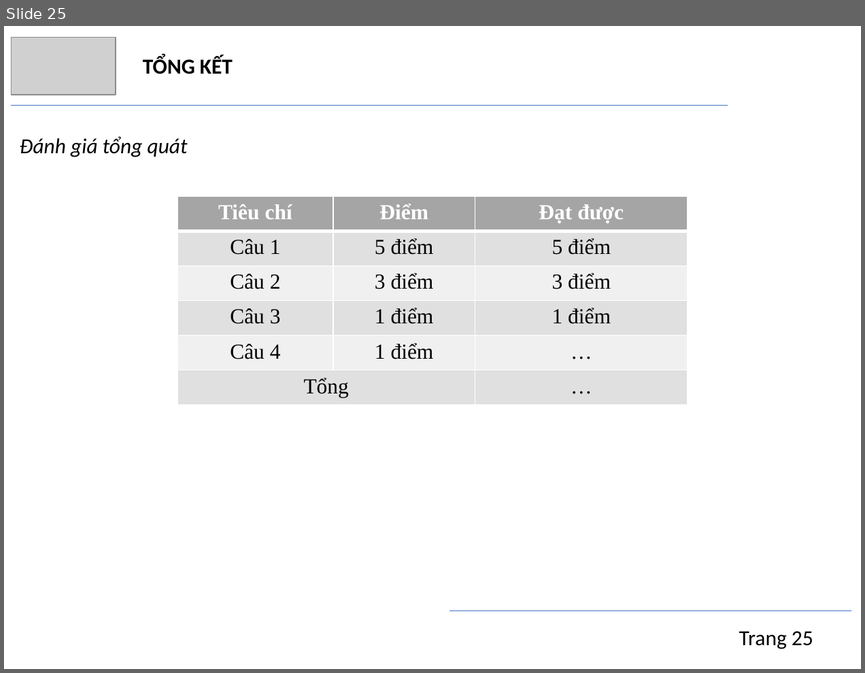
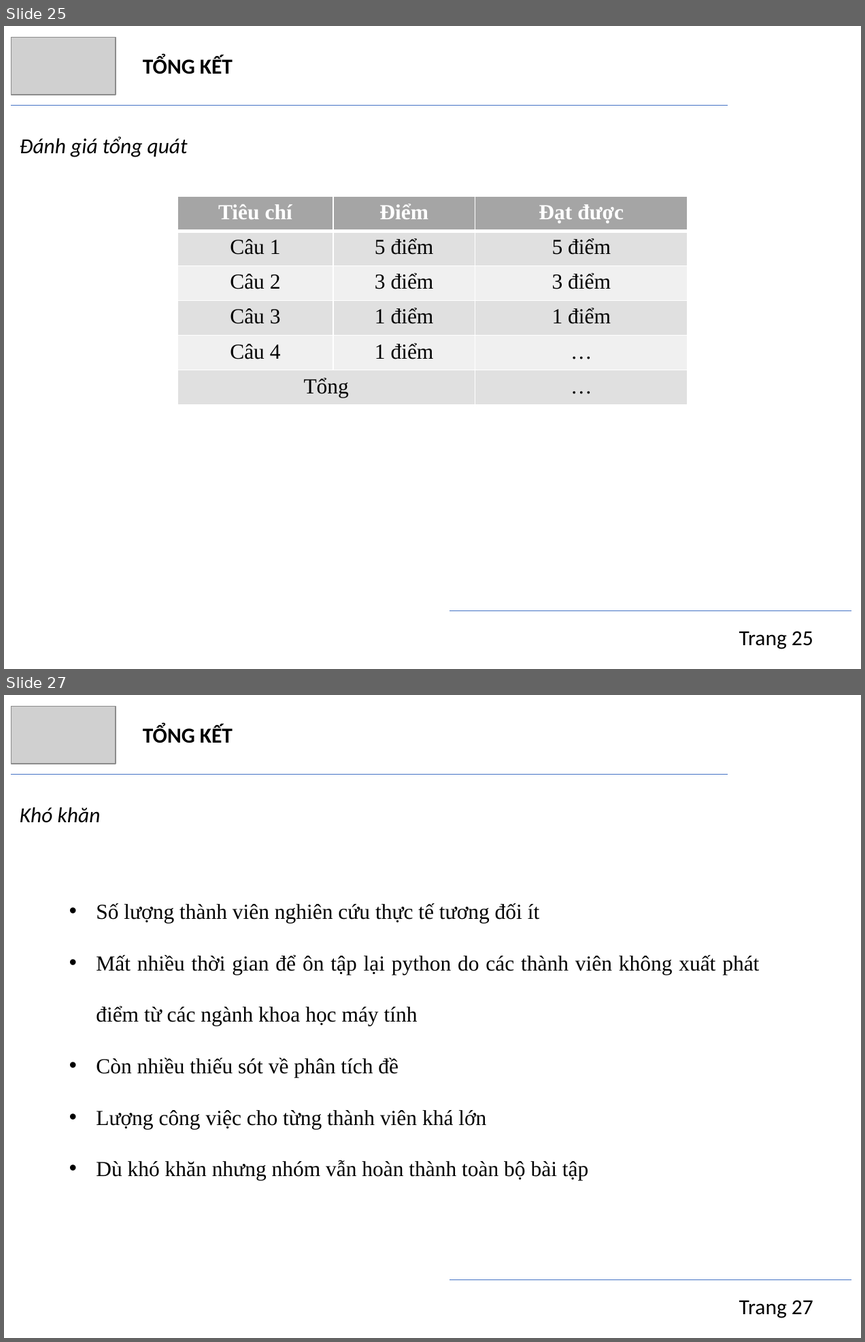
Before and after one commit to trngbro/AI, a slide deck: present/presentation.pptx. Shown one above the other, each under a label of ours: slide 25 before the commit, slides 25 and 27 after it; the slides between them are not shown. The pictures are 865x673 and 865x1342 pixels, drawn with LibreOffice and Linux fonts; fonts in the diff are those of the drawing; grey boxes stand for pictures. Boxes give left, top, right and bottom in pixels: in the first picture for what was removed or moved away, otherwise in the second. Text is boxed around its words. In the diff, an @@ line names an element or a change of style, - is before the commit and + after.

```diff
--- a/present/presentation.pptx
+++ b/present/presentation.pptx
@@ slide 27 added at [4, 695, 861, 1338], background #FFFFFF @@
@@ picture added at [11, 706, 116, 764] @@
@@ text added at [143, 724, 232, 743], 18 pt, text #000000, bold @@
+TỔNG KẾT
@@ line added from (11, 775) to (728, 775), #4472C4 0.5 pt @@
@@ text added at [20, 807, 101, 823], 18 pt, text #000000, italic @@
+Khó khăn
@@ text added at [96, 903, 759, 1181], 18 pt, text #000000 @@
+• Số lượng thành viên nghiên cứu thực tế tương đối ít
+• Mất nhiều thời gian để ôn tập lại python do các thành viên không xuất phát điểm từ các ngành khoa học máy tính
+• Còn nhiều thiếu sót về phân tích đề
+• Lượng công việc cho từng thành viên khá lớn
+• Dù khó khăn nhưng nhóm vẫn hoàn thành toàn bộ bài tập
@@ line added from (449, 1279) to (851, 1279), #4472C4 0.5 pt @@
@@ text added at [739, 1300, 813, 1318], 18 pt, text #000000 @@
+Trang 27
```
Also in this commit, not shown: 1 slide changed, 1 other slide added, 1 other file.
